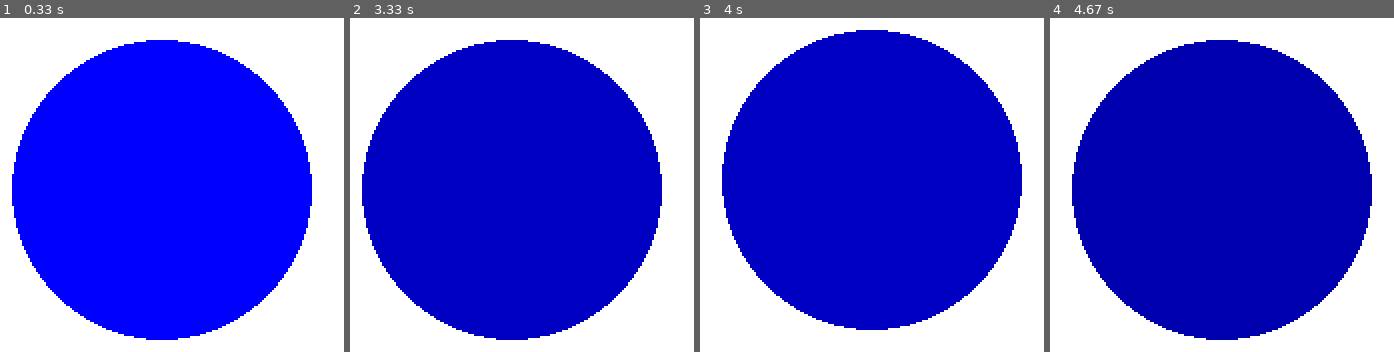
Above: before the commit, frames 1-4 (left to right).
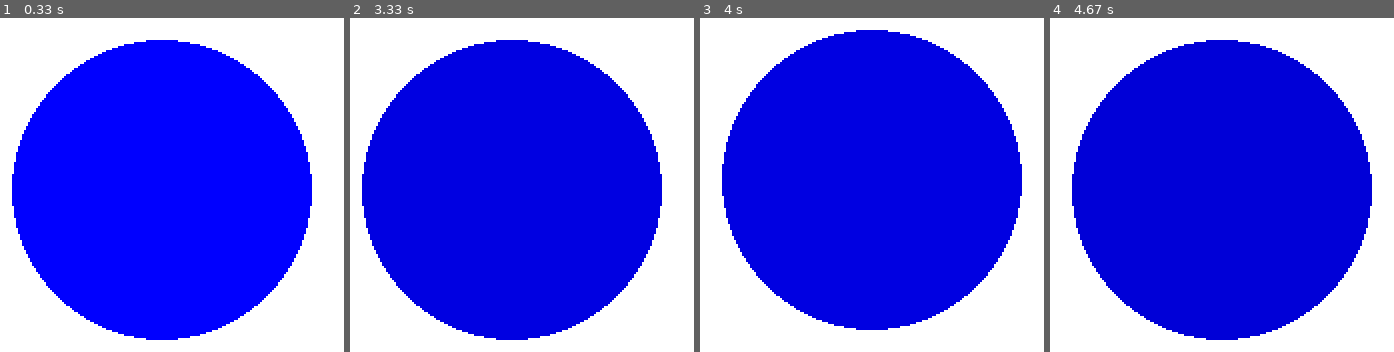
Above: after the commit, the same moments.

Repository: rtenacity/pygame
Game: pygame game, started from test1.py
The game is run twice, just before and just after one commit, with the same random seed, the same clock (stepped at 60 frames per second) and the same inputs.
Inputs:
- Up to frame 1 (0.33 s): no input
- Up to frame 2 (3.33 s): tap C at 0.33, 1.65, 3.05 s; hold Right 0.67-1.13 s; hold Up 1.17-1.47 s; hold Right 1.5-1.97 s; hold Left 2-2.53 s; hold Down 2.57-2.87 s; hold Left 2.9-3.3 s
- Up to frame 3 (4 s): hold Up 3.33-3.7 s; hold Right from 3.73 s (still down)
- Up to frame 4 (4.67 s): release Right at 4.37 s; hold Down from 4.4 s (still down); tap C at 4.55 s

Frame 1 is identical in both runs. In frame 2, 61% of the frame differs, in the area x 3-91%, y 6-97%; in frame 3, 61%; in frame 4, 61%.

Commit message:
Created test1.py
Simple code with pygame

Diff:
--- a/test1.py
+++ b/test1.py
@@ -40,7 +40,7 @@
             if event.key == K_RIGHT:
                 x = x + 5
             if event.key == K_c:
-                color_change = color_change - 20
+                color_change = color_change - 10
 
 
 
